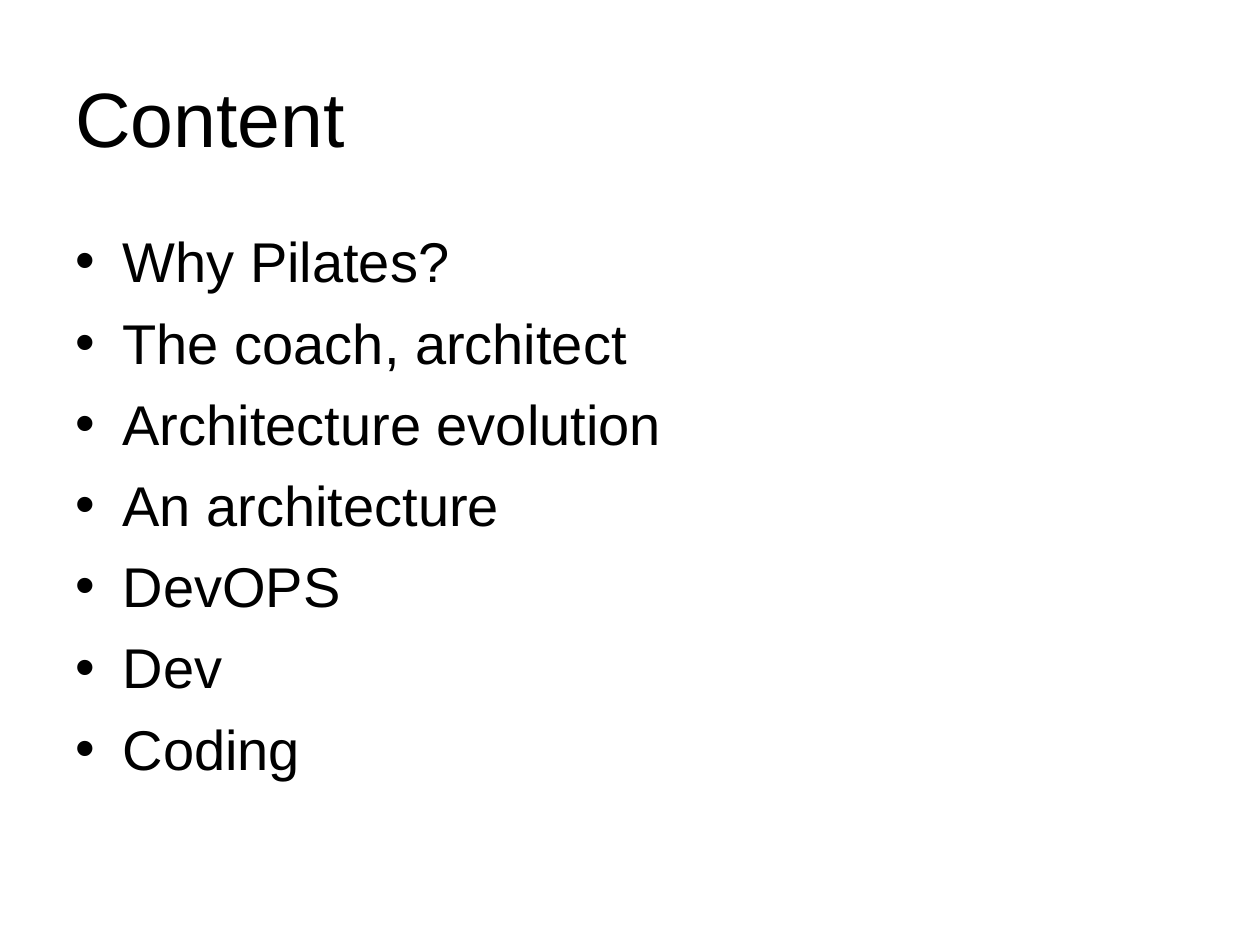
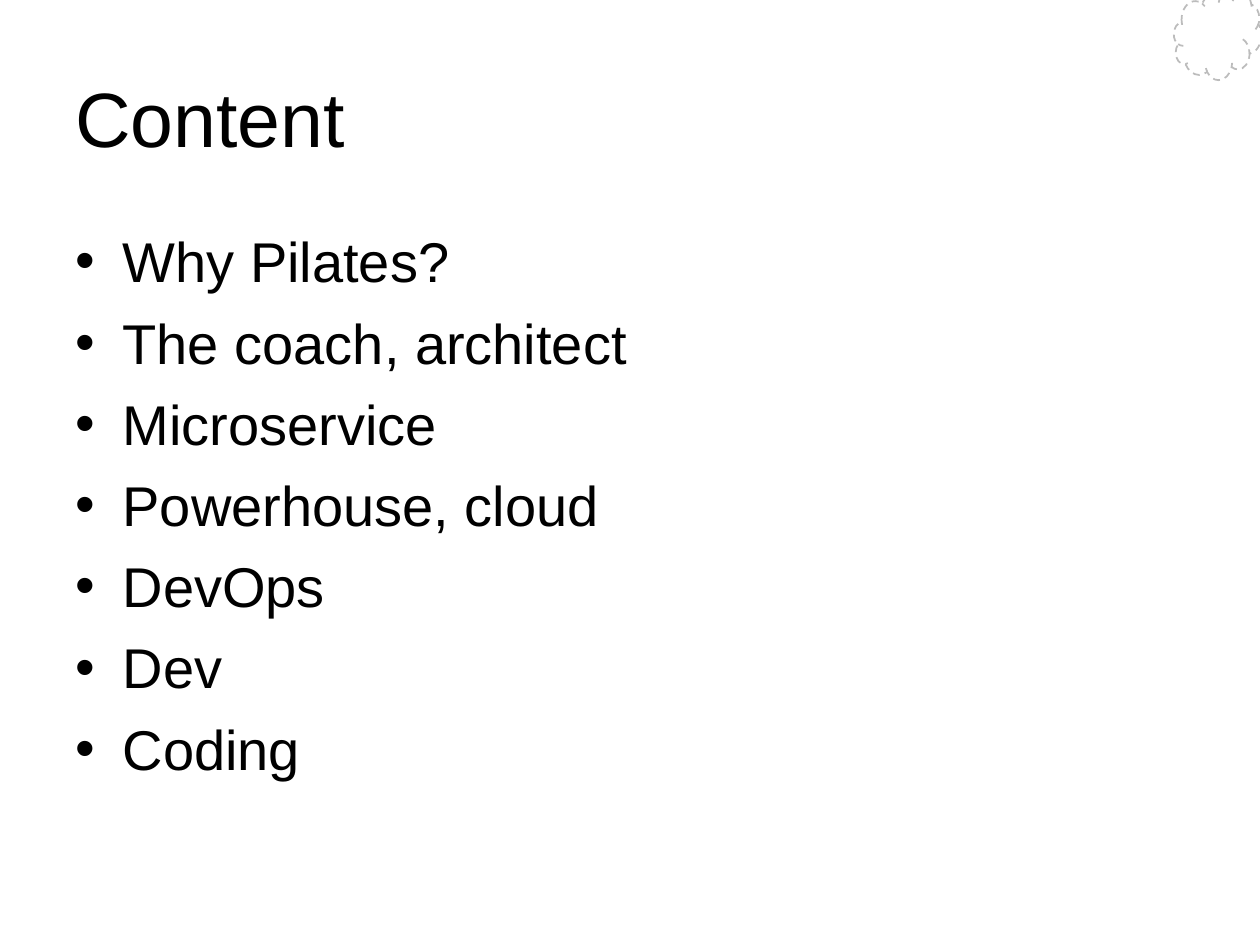
Before and after one commit to Wang-Ray/notes, a slide deck: slide 2 of Architect Pilates.ppt. Drawn at 1260x945 pixels with LibreOffice and Linux fonts; fonts in the diff are those of the drawing; background and template pictures are left out. Boxes give left, top, right and bottom in pixels: in the first picture for what was removed or moved away, otherwise in the second. Text is boxed around its words. In the diff, an @@ line names an element or a change of style, - is before the commit and + after.

Commit message:
Architect Pilates

```diff
--- a/Architect Pilates.ppt
+++ b/Architect Pilates.ppt
@@ freeform shape added at <box>1174,0,1260,81</box>, fill #FFFFFF, outline #BCBCBC 0.99 pt dashed @@
@@ text at <box>123,404,599,618</box>: text changed @@
-• Architecture evolution
-• An architecture
-• DevOPS
+• Microservice
+• Powerhouse, cloud
+• DevOps
```
Also in this commit, not shown: 7 other slides changed, 21 slides added, 1 slide removed, 1 other file.
